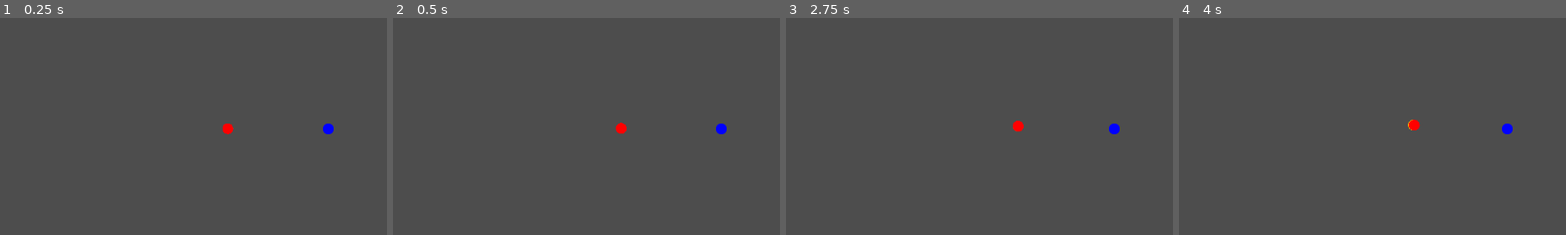
Above: before the commit, frames 1-4 (left to right).
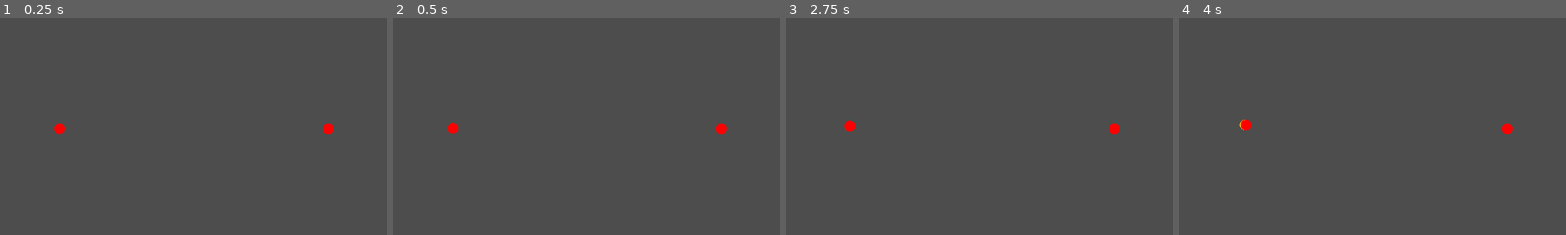
Above: after the commit, the same moments.

Repository: matthew-cavener/untitled_missile_game
Game: Godot game, scene res://world/world.tscn
The game is run twice, just before and just after one commit, with the same random seed, the same clock (stepped at 60 frames per second) and the same inputs. The project has no main scene, so this scene is started directly.
Inputs:
- Up to frame 1 (0.25 s): no input
- Up to frame 2 (0.5 s): no input
- Up to frame 3 (2.75 s): tap Enter at 0.5, 2 s; tap Space at 1.25 s
- Up to frame 4 (4 s): tap Space at 2.75 s; tap Enter at 3.5 s
The pictures show only the part of the screen within x 8-58%, y 24-74%; the shares and areas given below are measured in that part.

The runs differ from the first frame. In frame 1, 0.4% of the frame differs, in the area x 14-87%, y 48-54%; in frame 2, 0.4%; in frame 3, 0.4%; in frame 4, 0.4%, in the area x 15-87%, y 46-54%.

Commit message:
Add player missiles

Diff:
--- a/enemy/ship/enemy_ship.gd
+++ b/enemy/ship/enemy_ship.gd
@@ -5,38 +5,40 @@
 var enemy_missile_scene = preload("res://missile/missile.tscn")
 var enemy_missile = enemy_missile_scene.instantiate()
 
-var distance : float
-var position_bearing : float
-var initial_position : Vector2
-var speed : float
-var velocity_bearing : float
-var initial_velocity : Vector2
+var distance: float = 400
+var position_bearing: float = 270
+var position_bearing_rad: float = deg_to_rad(position_bearing + 270)
+var initial_position: Vector2 = Vector2(distance * cos(position_bearing_rad), distance * sin(position_bearing_rad))
+var speed: float = 3
+var velocity_bearing: float = 60
+var velocity_bearing_rad: float = deg_to_rad(velocity_bearing + 270)
+var initial_velocity: Vector2 = Vector2(speed * cos(velocity_bearing_rad), speed * sin(velocity_bearing_rad))
 
-var passive_emission : float
-var detection_distance : float
+var passive_emission: float = 1
+var detection_distance: float = 200
 
-# var missiles: Array[Missile]
+var missiles: Array[Missile] = []
 
-func _init(
-    _distance : float = 150,
-    _position_bearing : float = 270,
-    _velocity_bearing : float = 60,
-    _speed : float = 3,
-    _passive_emission : float = 0.5,
-    _detection_distance : float = 200
-
-
-) -> void:
-    distance = _distance
-    position_bearing = _position_bearing
-    position_bearing = deg_to_rad(position_bearing + 270)
-    initial_position = Vector2(distance * cos(position_bearing), distance * sin(position_bearing))
-    velocity_bearing = _velocity_bearing
-    speed = _speed
-    velocity_bearing = deg_to_rad(velocity_bearing + 270)
-    initial_velocity = Vector2(speed * cos(velocity_bearing), speed * sin(velocity_bearing))
-    passive_emission = _passive_emission
-    detection_distance = _detection_distance
+# func _init(
+#     _distance: float = 150,
+#     _position_bearing: float = 270,
+#     _velocity_bearing: float = 60,
+#     _speed: float = 3,
+#     _passive_emission: float = 0.5,
+#     _detection_distance: float = 200,
+#     _missiles: Array[Missile] = []
+# ) -> void:
+#     distance = _distance
+#     position_bearing = _position_bearing
+#     position_bearing = deg_to_rad(position_bearing + 270)
+#     initial_position = Vector2(distance * cos(position_bearing), distance * sin(position_bearing))
+#     velocity_bearing = _velocity_bearing
+#     speed = _speed
+#     velocity_bearing = deg_to_rad(velocity_bearing + 270)
+#     initial_velocity = Vector2(speed * cos(velocity_bearing), speed * sin(velocity_bearing))
+#     passive_emission = _passive_emission
+#     detection_distance = _detection_distance
+#     missiles = _missiles
 
 func _ready() -> void:
     pass
--- a/levels/tour1.json
+++ b/levels/tour1.json
@@ -1,40 +1,6 @@
 {
     "incident report": "",
     "ships": [
-        {
-            "distance": 150,
-            "position_bearing": 90,
-            "speed": 3,
-            "velocity_bearing": 60,
-            "passive_emission": 1,
-            "detection_distance": 200,
-            "missiles": [
-                {
-                    "intended_target": "player",
-                    "valid_targets": ["decoys", "player"],
-                    "boost_thrust_magnitude": 3,
-                    "boost_thrust_time": 3,
-                    "maneuvering_thrust_magnitude": 0,
-                    "terminal_thrust_magnitude": 1,
-                    "terminal_thrust_time": 3,
-                    "terminal_range": 200,
-                    "velocity_rejection_coefficient": 1.2,
-                    "stowed_time": 0
-                },
-                {
-                    "intended_target": "player",
-                    "valid_targets": ["decoys", "player"],
-                    "boost_thrust_magnitude": 3,
-                    "boost_thrust_time": 3,
-                    "maneuvering_thrust_magnitude": 0,
-                    "terminal_thrust_magnitude": 1,
-                    "terminal_thrust_time": 3,
-                    "terminal_range": 200,
-                    "velocity_rejection_coefficient": 1.2,
-                    "stowed_time": 2
-                }
-            ]
-        },
         {
             "distance": 200,
             "position_bearing": 80,
@@ -46,14 +12,14 @@
                 {
                     "intended_target": "player",
                     "valid_targets": ["decoys", "player"],
+                    "stowed_time": 0,
                     "boost_thrust_magnitude": 3,
                     "boost_thrust_time": 3,
                     "maneuvering_thrust_magnitude": 0,
                     "terminal_thrust_magnitude": 1,
                     "terminal_thrust_time": 3,
                     "terminal_range": 200,
-                    "velocity_rejection_coefficient": 1.2,
-                    "stowed_time": 0
+                    "velocity_rejection_coefficient": 1.2
                 }
             ]
         }
--- a/missile/missile.gd
+++ b/missile/missile.gd
@@ -1,3 +1,5 @@
+class_name Missile
+extends RigidBody2D
 # boost_thrust_magnitude * boost_thrust_time should be on order of relative velocity between launching platform and target to ensure enough delta_v is available to cancel orthogonal velocity
 # boost_thrust_time should be short to minimize visibility to target
 # for single stage missile boost_thrust_magnitude = terminal_thrust_magnitude
@@ -7,61 +9,52 @@
 
 # maneuvering_thrust_magnitude should be <1 and reserved for anti-missile missiles
 
-class_name Missile
-extends RigidBody2D
-
 enum MissileState {STOWED, BOOSTING, MIDCOURSE, SEEKING, TERMINAL, DISARMED}
 
 var missile_state: MissileState = MissileState.STOWED
 var state_name: String = "STOWED"
 
-var stowed_time: float
+var stowed_time: float = 3
 
-var intended_target: String
-var valid_targets: Array
+var group: String = "enemy_missiles"
+var intended_target: String = "player"
+var valid_targets: Array = ["decoys", "player"]
 @onready var target: Node = get_tree().get_first_node_in_group(intended_target)
-@onready var approx_time_to_collision: float = (target.global_position - global_position).length() / (linear_velocity.length() + target.linear_velocity.length())
+@onready var approx_time_to_collision: float = 30.0
 
-var passive_emission : float
-var detection_distance : float
+var passive_emission: float = 1.0
+var detection_distance : int = 200
 
-var total_thrust_time: int
-var boost_thrust_magnitude: float
-var boost_thrust_time: float
-var maneuvering_thrust_magnitude: float
-var terminal_thrust_magnitude: float
-var terminal_thrust_time: float
-var terminal_range: int
-var velocity_rejection_coefficient: float
+var total_thrust_time: float = 0.0
+var boost_thrust_magnitude: float = 3.0
+var boost_thrust_time: float = 3.0
+var maneuvering_thrust_magnitude: float = 0.0
+var terminal_thrust_magnitude: float = 1.0
+var terminal_thrust_time: float = 3.0
+var seeker_range: int = 200
+var velocity_rejection_coefficient: float = 1.2
 
 var boost_thrust_timer: Timer = Timer.new()
 var terminal_thrust_timer: Timer = Timer.new()
 var stowed_timer = Timer.new()
 
-func _init(
-    _intended_target: String = "player",
-    _valid_targets: Array = ["decoys", "player"],
-    _total_thrust_time: int = 0,
-    _boost_thrust_magnitude: float = 3,
-    _boost_thrust_time: float = 3,
-    _maneuvering_thrust_magnitude: float = 0.1,
-    _terminal_thrust_magnitude: float = 1,
-    _terminal_thrust_time: float = 3,
-    _terminal_range: int = 200,
-    _velocity_rejection_coefficient: float = 1.2,
-    _stowed_time: float = 3
-) -> void:
-    intended_target = _intended_target
-    valid_targets = _valid_targets
-    total_thrust_time = _total_thrust_time
-    boost_thrust_magnitude = _boost_thrust_magnitude
-    boost_thrust_time = _boost_thrust_time
-    maneuvering_thrust_magnitude = _maneuvering_thrust_magnitude
-    terminal_thrust_magnitude = _terminal_thrust_magnitude
-    terminal_thrust_time = _terminal_thrust_time
-    terminal_range = _terminal_range
-    velocity_rejection_coefficient = _velocity_rejection_coefficient
-    stowed_time = _stowed_time
+func _ready() -> void:
+    add_to_group(group)
+    stowed_timer.wait_time = stowed_time
+    stowed_timer.one_shot = true
+    add_child(stowed_timer)
+    stowed_timer.timeout.connect(_on_stowed_timer_timeout)
+    stowed_timer.start()
+
+    boost_thrust_timer.wait_time = boost_thrust_time
+    boost_thrust_timer.one_shot = true
+    add_child(boost_thrust_timer)
+    boost_thrust_timer.timeout.connect(_on_boost_thrust_timer_timeout)
+
+    terminal_thrust_timer.wait_time = terminal_thrust_time
+    terminal_thrust_timer.one_shot = true
+    add_child(terminal_thrust_timer)
+    terminal_thrust_timer.timeout.connect(_on_terminal_thrust_timer_timeout)
 
 func get_target() -> Node:
     for valid_target in valid_targets:
@@ -72,6 +65,8 @@
     return get_tree().get_first_node_in_group(intended_target)
 
 func proportional_navigation(proportionality_constant: int = 3) -> Vector2:
+    if not target:
+        return Vector2.ZERO
     # https://en.wikipedia.org/wiki/Proportional_navigation
     var relative_velocity2: Vector2 = target.linear_velocity - linear_velocity
     var target_range2: Vector2 = target.global_position - global_position
@@ -82,6 +77,8 @@
     return Vector2(acceleration_commanded.x, acceleration_commanded.y)
 
 func get_closing_thrust(stage_thrust: float, stage_time_remaining: float) -> Vector2:
+    if not target:
+        return Vector2.ZERO
     # https://en.wikipedia.org/wiki/Vector_projection#Vector_projection_2
     # create thrust vector to intercept target by reducing orthogonal velocity and increasing parallel velocity
     # first order approximation, assumes constant velocity, assumption mostly holds for the short burn times and low acceleration
@@ -106,23 +103,6 @@
 func _on_terminal_thrust_timer_timeout() -> void:
     missile_state = MissileState.DISARMED
 
-func _ready() -> void:
-    stowed_timer.wait_time = stowed_time
-    stowed_timer.one_shot = true
-    add_child(stowed_timer)
-    stowed_timer.start()
-    stowed_timer.timeout.connect(_on_stowed_timer_timeout)
-
-    boost_thrust_timer.wait_time = boost_thrust_time
-    boost_thrust_timer.one_shot = true
-    add_child(boost_thrust_timer)
-    boost_thrust_timer.timeout.connect(_on_boost_thrust_timer_timeout)
-
-    terminal_thrust_timer.wait_time = terminal_thrust_time
-    terminal_thrust_timer.one_shot = true
-    add_child(terminal_thrust_timer)
-    terminal_thrust_timer.timeout.connect(_on_terminal_thrust_timer_timeout)
-
 func _integrate_forces(_state) -> void:
     var applied_forces: Vector2 = Vector2.ZERO
     target = get_target()
@@ -139,12 +119,12 @@
 
         MissileState.MIDCOURSE:
             state_name = "MIDCOURSE"
-            if (target.global_position - global_position).length() < terminal_range:
+            if (target.global_position - global_position).length() <= seeker_range:
                 missile_state = MissileState.SEEKING
 
         MissileState.SEEKING:
             state_name = "SEEKING"
-            if approx_time_to_collision < terminal_thrust_time:
+            if approx_time_to_collision <= terminal_thrust_time:
                 terminal_thrust_timer.start()
                 missile_state = MissileState.TERMINAL
             elif maneuvering_thrust_magnitude > 0:
--- a/player/ship/player_ship.gd
+++ b/player/ship/player_ship.gd
@@ -1,4 +1,9 @@
 extends RigidBody2D
+
+var set_initial_state = true
+
+var missile_scene = preload("res://missile/missile.tscn")
+var missile = missile_scene.instantiate()
 
 
 # Called when the node enters the scene tree for the first time.
@@ -7,3 +12,13 @@
     print("player ship spwaned")
     print("global_position.x: " + str(global_position.x) + " | global_position.y:" + str(global_position.y))
     print("----------------\n")
+
+func _integrate_forces(state) -> void:
+    if set_initial_state:
+        missile.group = "player_missiles"
+        missile.intended_target = "enemy_missiles"
+        missile.valid_targets = ["enemy_missiles"]
+        missile.stowed_time = 6
+        missile.maneuvering_thrust_magnitude = 0.1
+        add_child(missile)
+        set_initial_state = false
--- a/world/World.gd
+++ b/world/World.gd
@@ -1,5 +1,6 @@
 extends Node2D
 
+var tour_file = "res://levels/tour1.json"
 var enemy_ship_scene = preload("res://enemy/ship/enemy_ship.tscn")
 
 # Called when the node enters the scene tree for the first time.
